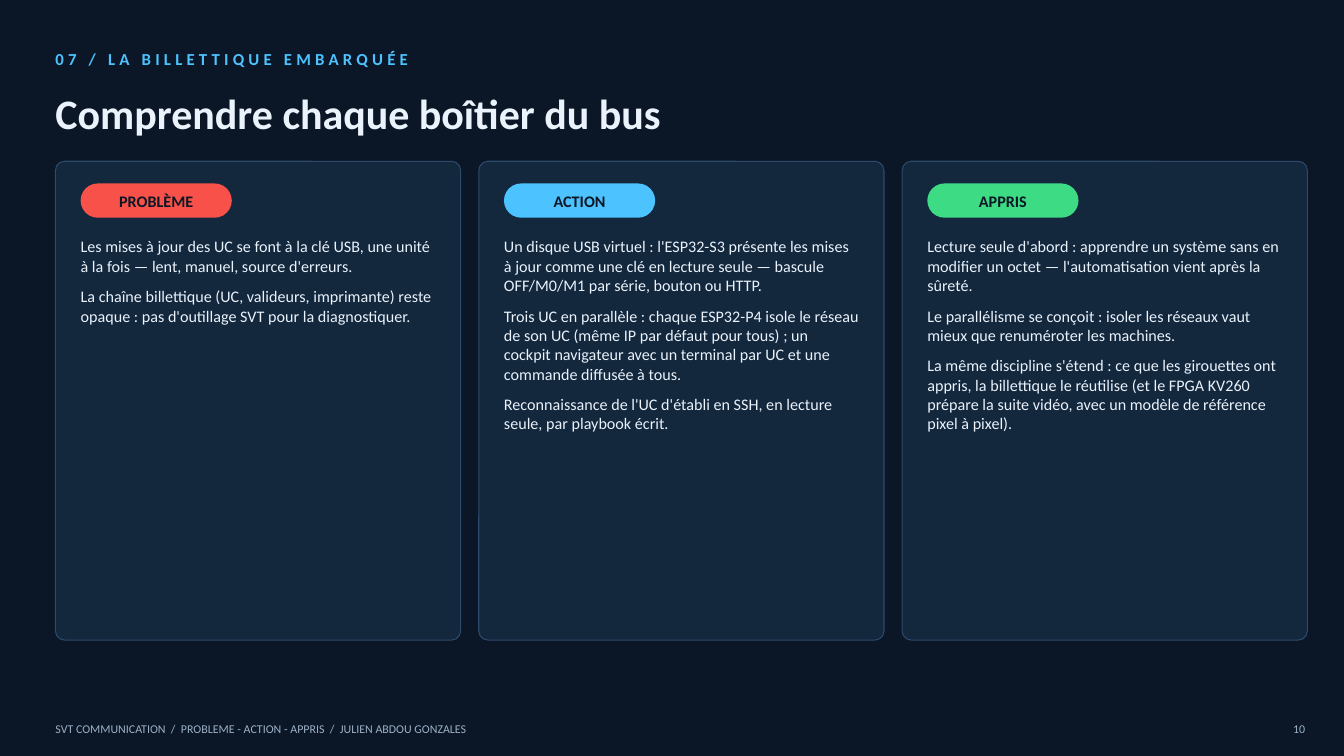
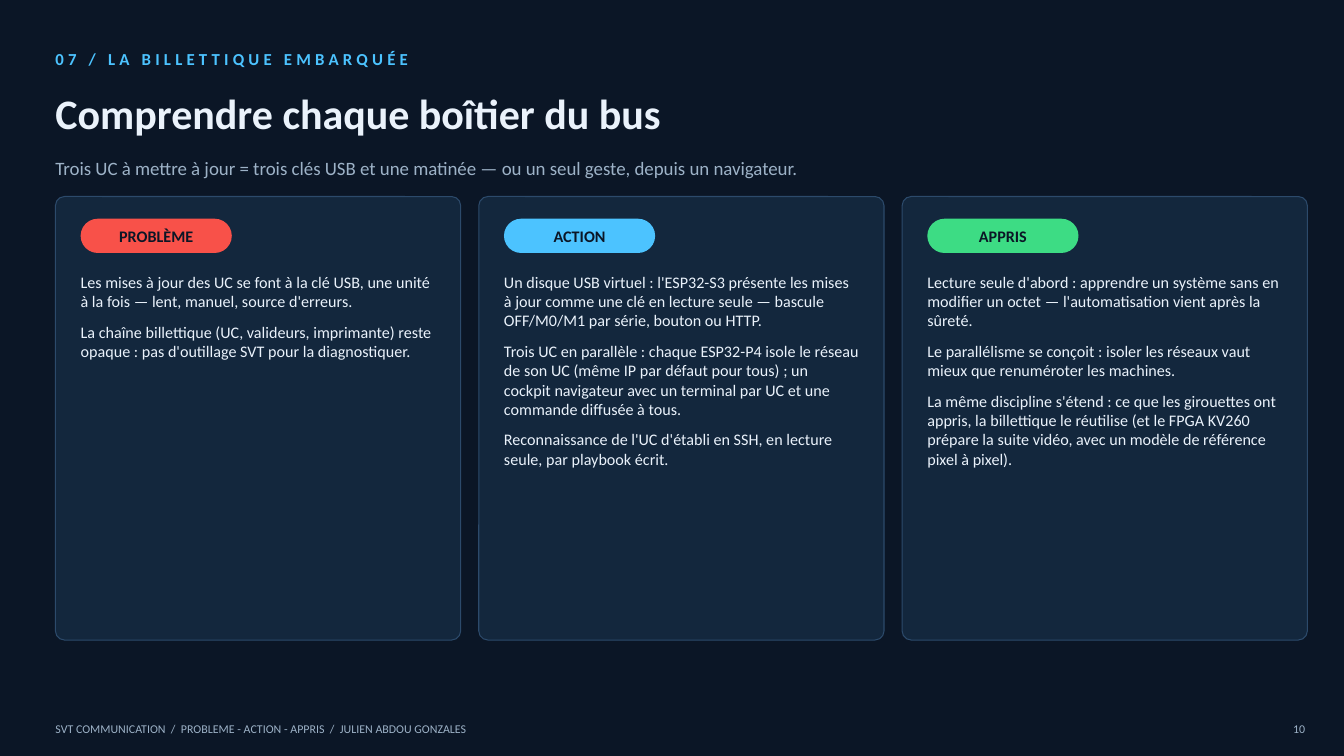
Before and after one commit to abysse8/abysse8, a slide deck: slide 10 of presentations/svt-le-switch-a-500.pptx. Drawn at 1344x756 pixels with LibreOffice and Linux fonts; fonts in the diff are those of the drawing. Boxes give left, top, right and bottom in pixels: in the first picture for what was removed or moved away, otherwise in the second. Text is boxed around its words. In the diff, an @@ line names an element or a change of style, - is before the commit and + after.

```diff
--- a/presentations/svt-le-switch-a-500.pptx
+++ b/presentations/svt-le-switch-a-500.pptx
@@ text added at (55,162,797,178), 13.5 pt, text #9DB2C7 @@
+Trois UC à mettre à jour = trois clés USB et une matinée — ou un seul geste, depuis un navigateur.
@@ rounded rectangle: place and size @@
-rounded rectangle at (55,161,461,640)
+rounded rectangle at (55,197,461,640)
@@ rounded rectangle: place and size @@
-rounded rectangle at (479,161,884,640)
+rounded rectangle at (479,197,884,640)
@@ rounded rectangle: place and size @@
-rounded rectangle at (902,161,1308,640)
+rounded rectangle at (902,197,1308,640)
@@ 3 texts, 3 rounded rectangles: place and size @@
-3 texts, 3 rounded rectangles at (81,184,1079,218)
+3 texts, 3 rounded rectangles at (81,219,1079,253)
@@ text "Les mises à jour des ...": place and size @@
-text "Les mises à jour des ..." at (81,241,431,325)
+text "Les mises à jour des ..." at (81,277,431,360)
@@ text "Un disque USB virtuel : ...": place and size @@
-text "Un disque USB virtuel : ..." at (504,241,859,432)
+text "Un disque USB virtuel : ..." at (504,277,859,468)
@@ text "Lecture seule d'abord : apprendre ...": place and size @@
-text "Lecture seule d'abord : apprendre ..." at (927,241,1278,432)
+text "Lecture seule d'abord : apprendre ..." at (927,277,1278,468)
```
Also in this commit, not shown: 6 other slides changed, 1 slide added, 1 other file.
